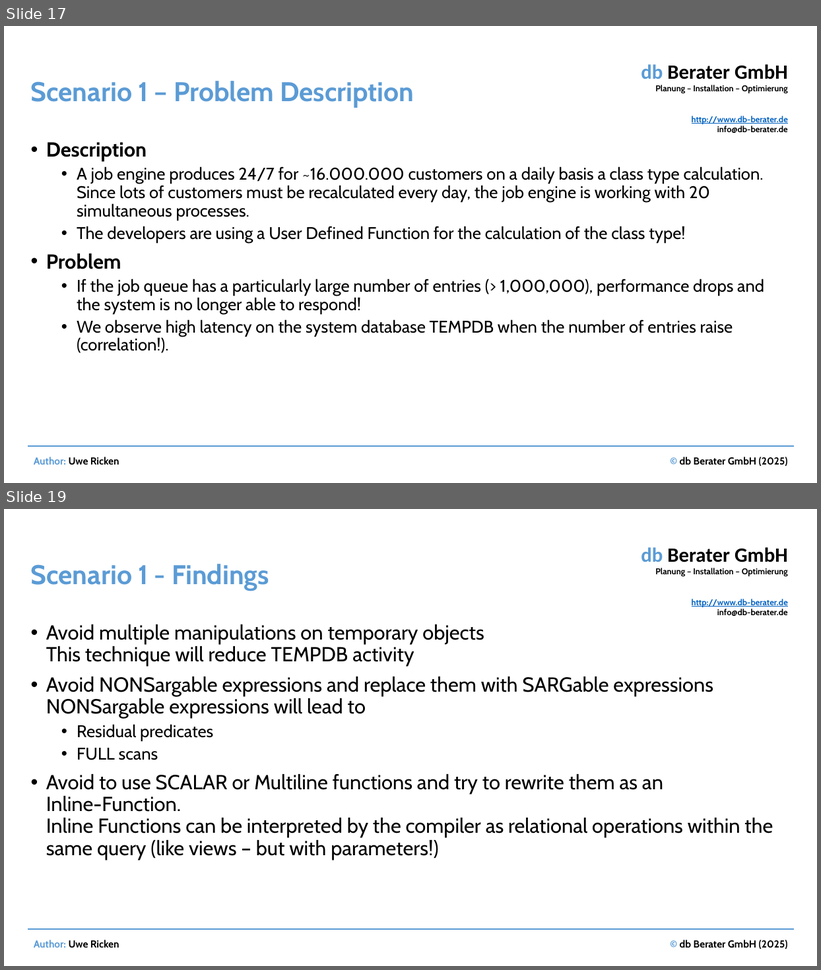
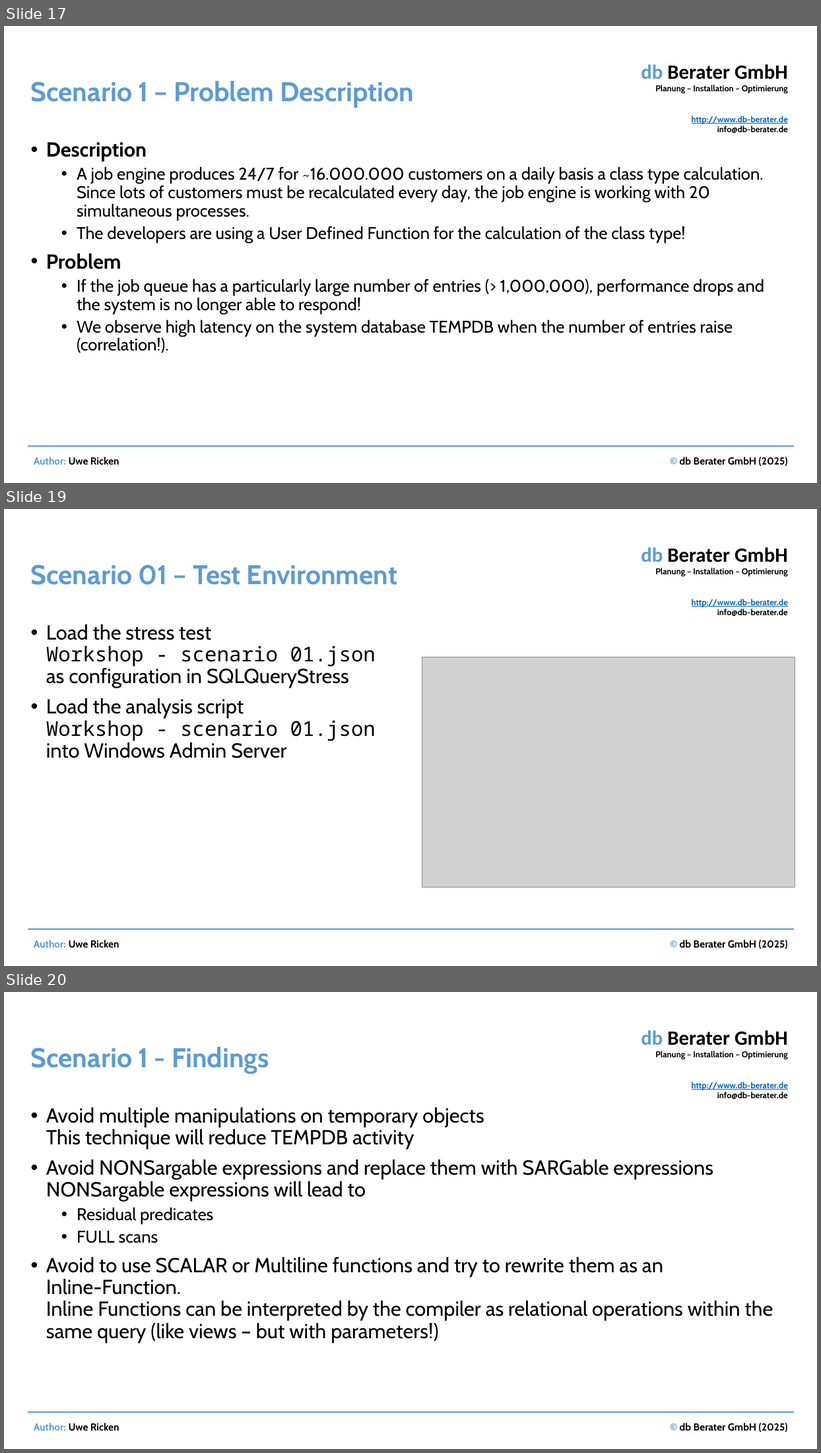
Before and after one commit to db-berater/speedup-your-sql-code, a slide deck: 01 - Documents and Preparation/Accelerate your T-SQL Code.ppt. Shown one above the other, each under a label of ours: slides 17 and 19 before the commit, slides 17, 19 and 20 after it; the slides between them are not shown. The pictures are 821x970 and 821x1453 pixels, drawn with LibreOffice and Linux fonts; fonts in the diff are those of the drawing; grey boxes stand for pictures. Boxes give left, top, right and bottom in pixels: in the first picture for what was removed or moved away, otherwise in the second. Text is boxed around its words. In the diff, an @@ line names an element or a change of style, - is before the commit and + after.

```diff
--- a/01 - Documents and Preparation/Accelerate your T-SQL Code.ppt
+++ b/01 - Documents and Preparation/Accelerate your T-SQL Code.ppt
@@ slide 19 added at bbox=[4, 509, 817, 966], background #FFFFFF; not listed: 4 template elements that a slide beside it also shows @@
@@ title added at bbox=[31, 564, 397, 585], 32 pt, text #5B9BD5, bold @@
+Scenario 01 – Test Environment
@@ text added at bbox=[46, 625, 376, 758], 24 pt, text #000000 @@
+• Load the stress test
+  Workshop - scenario 01.json
+  as configuration in SQLQueryStress
+• Load the analysis script
+  Workshop - scenario 01.json
+  into Windows Admin Server
@@ picture added at bbox=[422, 657, 795, 888] @@
@@ what was slide 19 is now slide 20 @@
```
Also in this commit, not shown: 1 slide changed.
